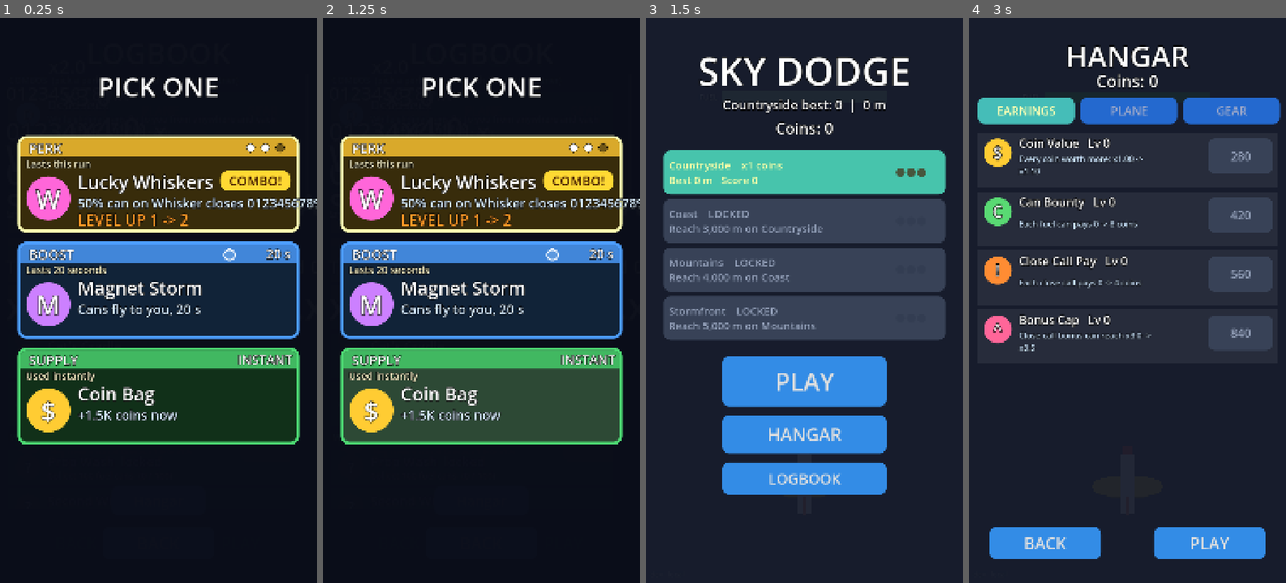
Above: before the commit, frames 1-4 (left to right).
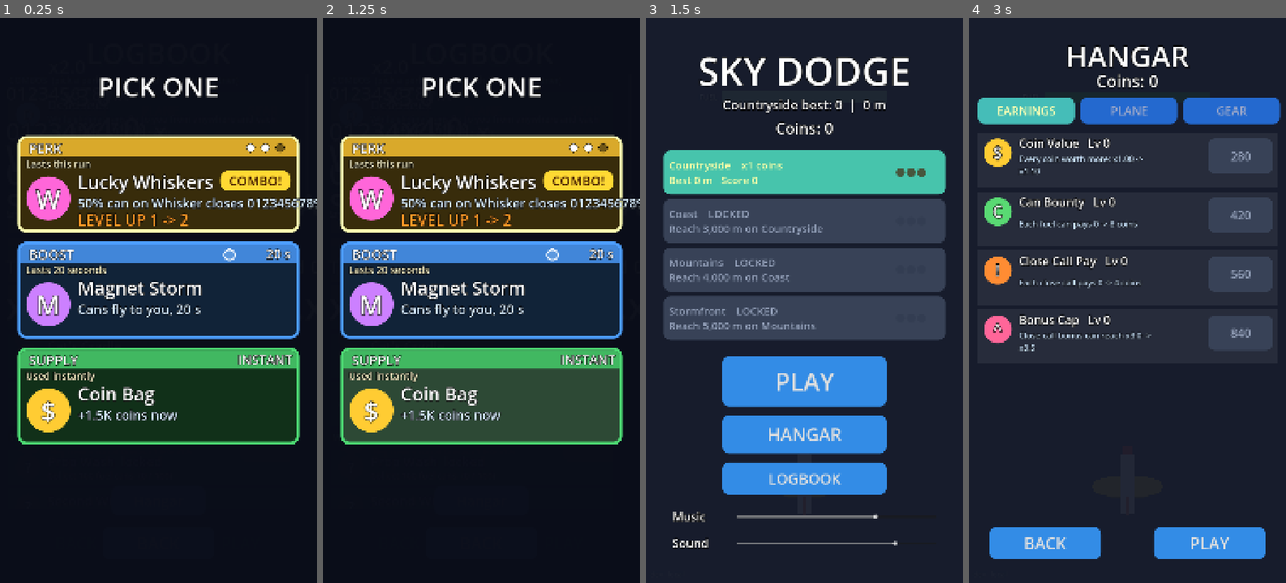
Above: after the commit, the same moments.

Repository: Hotshotted/sky-dodge
Game: Godot game, scene res://scenes/main.tscn
Same seed, same stepped clock (60 frames per second), same inputs: the game is played once before the commit and once after it.
Inputs:
- Up to frame 1 (0.25 s): no input
- Up to frame 2 (1.25 s): click "PLAY" at 0.5 s
- Up to frame 3 (1.5 s): click "PLAY" at 1.25 s
- Up to frame 4 (3 s): click "Countryside x1 coins Best 0 m…" at 2 s; click "HANGAR" at 2.75 s

Frames 1-2 are identical in both runs. In frame 3, 0.7% of the frame differs, in the area x 8-80%, y 87-94%; in frame 4, nothing differs.

Commit message:
Phase 1 sound: procedurally synthesised audio (tools/make_audio.py), pooled one-shots, engine and wind following speed, adaptive 3-layer music following the wave phases, volume sliders on the start screen, ?nofx=sound / music
Co-Authored-By: Claude Sonnet 5.5 <noreply@anthropic.com>
Claude-Session: https://claude.ai/code/session_01VXGMnPLKttRReKrjaHu4gF

Diff:
--- a/scripts/DebugFlags.gd
+++ b/scripts/DebugFlags.gd
@@ -12,7 +12,7 @@
 ## Combine with "&", e.g.  ?nofx=sparks&noprewarm&perf
 ## The active flags are printed under the build stamp.
 
-const EFFECTS := ["sparks", "streaks", "flash", "popup", "trail", "haptic", "punch", "pickup", "clouds", "hazards", "crates", "kit"]
+const EFFECTS := ["sparks", "streaks", "flash", "popup", "trail", "haptic", "punch", "pickup", "clouds", "hazards", "crates", "kit", "sound", "music"]
 
 static var _loaded := false
 static var _off := {}                  # effect name -> true
--- a/scripts/Hud.gd
+++ b/scripts/Hud.gd
@@ -15,6 +15,7 @@
 var _last_points := 0.0
 var _score_tick_ms := -10000         # when the score number last ticked up while a bonus was active
 ## Menu buttons, wired up by Main.
+signal volume_changed(music: float, sound: float)   # the start screen's sliders
 signal play_pressed
 signal hangar_pressed
 signal map_pressed(index: int)
@@ -83,6 +84,8 @@
 const FUEL_BAR_TOP := 255.0
 const FUEL_PULSE_TIME := 0.35
 var _splash: Control
+var sfx: Sfx = null                  # set by Main: the buttons click through it
+var _volume_sliders: Array[HSlider] = []
 var _perf_label: Label
 var _graph: FrameGraph        # ?perf: the rolling frame-time graph
 var _perf_worst := 0.0        # worst frame time (ms) in the current 3 s window
@@ -211,6 +214,7 @@
 
 func _make_button(text: String, font_size: int, size: Vector2) -> Button:
 	var b := Button.new()
+	b.pressed.connect(func(): if sfx != null: sfx.play("tap", 0.8))   # every button clicks
 	b.text = text
 	b.add_theme_font_size_override("font_size", font_size)
 	b.custom_minimum_size = size
@@ -284,6 +288,29 @@
 	_place(hangar, (W - 560.0) * 0.5, 1350, 560, 130)
 	hangar.pressed.connect(func(): hangar_pressed.emit())
 	_menu.add_child(hangar)
+	# volume settings: Music and Sound, one slider each
+	for vi in 2:
+		var vl := _screen_label(_menu, ["Music", "Sound"][vi], 40, 90, 1660 + 90.0 * vi, 200, 70, HORIZONTAL_ALIGNMENT_LEFT)
+		vl.add_theme_font_size_override("font_size", 40)
+		var sl := HSlider.new()
+		sl.min_value = 0.0
+		sl.max_value = 1.0
+		sl.step = 0.05
+		sl.value = Save.audio_music if vi == 0 else Save.audio_sound
+		sl.position = Vector2(310, 1660 + 90.0 * vi)
+		sl.size = Vector2(680, 70)
+		sl.value_changed.connect(func(v: float):
+			if vi == 0:
+				Save.audio_music = v
+			else:
+				Save.audio_sound = v
+			volume_changed.emit(Save.audio_music, Save.audio_sound))
+		sl.drag_ended.connect(func(_changed: bool):
+			Save.save_game()
+			if sfx != null:
+				sfx.play("tap", 0.8))
+		_menu.add_child(sl)
+		_volume_sliders.append(sl)
 	var logbook := _make_button("LOGBOOK", 50, Vector2(560, 110))
 	_place(logbook, (W - 560.0) * 0.5, 1510, 560, 110)
 	logbook.pressed.connect(func(): logbook_pressed.emit())
@@ -604,6 +631,12 @@
 			eq.text = "REMOVE" if (_sel_slot < 3 and Save.loadout[_sel_slot] == id) else ("IN SLOT\n%d" % (Save.loadout.find(id) + 1) if Save.is_equipped(id) else "EQUIP")
 			eq.disabled = false
 
+## The start screen's sliders show the saved volumes.
+func set_volume_sliders(music: float, sound: float) -> void:
+	if _volume_sliders.size() == 2:
+		_volume_sliders[0].set_value_no_signal(music)
+		_volume_sliders[1].set_value_no_signal(sound)
+
 func show_menu() -> void:
 	refresh_menus()
 	_logbook.visible = false
--- a/scripts/Main.gd
+++ b/scripts/Main.gd
@@ -7,6 +7,7 @@
 @onready var camera: Camera3D = $Camera3D
 @onready var sun: DirectionalLight3D = $Sun
 @onready var hud: CanvasLayer = $Hud
+var sfx := Sfx.new()   # all sound (see Sfx.gd)
 
 ## What ends a run, shown on the game-over screen as a big header plus a line under it.
 ## The plane's path each frame is tested in steps no longer than this (units), so a flick can't
@@ -75,6 +76,9 @@
 func _ready() -> void:
 	Engine.max_physics_steps_per_frame = 1   # no physics here: make sure a stall can never trigger catch-up steps
 	fuel = Tuning.fuel_max()
+	add_child(sfx)
+	hud.sfx = sfx
+	hud.volume_changed.connect(func(_m: float, _s: float): sfx.apply_volumes())
 	add_child(fx)
 	add_child(trail)
 	add_child(picks)
@@ -132,6 +136,7 @@
 	_warming = true
 	var spot := Vector3(0.0, 1.2, 1.0)
 	hud.begin_prewarm(not DebugFlags.off("popup"))
+	sfx.prewarm_start()   # every sound decoded once, silently
 	spawner.prewarm_show(not DebugFlags.off("flash"), not DebugFlags.off("clouds"))
 	pick_screen.prewarm_show()      # the pick cards are drawn too
 	if tune_panel:
@@ -178,6 +183,7 @@
 		if elapsed_s >= Tuning.prewarm_min_seconds and calm_frames >= Tuning.prewarm_stable_frames:
 			break
 	fx.clear()
+	sfx.prewarm_end()
 	trail.clear()
 	spawner.prewarm_hide()
 	pick_screen.hide_cards()
@@ -193,6 +199,8 @@
 ## material and UI node stays alive (and warm) across runs; only the game state is reset.
 func restart() -> void:
 	screen = SCREEN_PLAY
+	sfx.set_phase(0)
+	sfx.start_music()
 	sim_time = 0.0
 	_run_start_ms = Time.get_ticks_msec()
 	_paused_total_ms = 0
@@ -374,6 +382,8 @@
 	spawner.plane_x = player.position.x
 	var t_pf := Time.get_ticks_usec()
 	_speed_cues(speed / tail, delta)
+	sfx.set_flight(true, (speed - Tuning.base_speed) / maxf(Tuning.max_speed - Tuning.base_speed, 1.0))
+	sfx.set_phase(spawner.wave_phase if spawner.kit_on else int(elapsed / 30.0) % 3)
 	_pf("speed cues + wind", t_pf)
 	t_pf = Time.get_ticks_usec()
 	spawner.advance(step)
@@ -517,6 +527,9 @@
 ## The score reached the next pick: pause the game completely, deal three cards.
 func _begin_pick(extra: bool = false) -> void:
 	_picking = true
+	sfx.play("pick_open")
+	sfx.duck(true)
+	sfx.set_flight(false)
 	_paused_since_ms = Time.get_ticks_msec()
 	_note_event("pick screen opened")
 	_pick_is_extra = extra
@@ -535,6 +548,8 @@
 	if i < 0 or i >= _pick_cards.size():
 		return
 	var card := _pick_cards[i]
+	sfx.play("pick_select")
+	sfx.duck(false)
 	pick_screen.hide_cards()
 	get_tree().paused = false
 	_picking = false
@@ -575,6 +590,7 @@
 ## The SPEED UP banner with its whoosh (and a nudge on the Tailwind icon, which speeds the plane up too).
 func _speed_up_cue(fraction: float) -> void:
 	last_cue = Tuning.speed_up_text
+	sfx.play("speed_whoosh", 0.9)
 	hud.show_combo(Tuning.speed_up_text, Tuning.speed_up_color, "+%d%% speed" % int(round(fraction * 100.0)))
 	if not DebugFlags.off("streaks"):
 		fx.whoosh()
@@ -647,6 +663,7 @@
 func _on_crate_break(kind: int, pos: Vector3) -> void:
 	_note_event("crate broke")
 	Save.add_stat("crates")
+	sfx.play("crunch", 1.0, [1.0, 1.12, 0.88][clampi(kind - 1, 0, 2)])
 	hud.pulse_perk("tailwind")
 	var ram := picks.level("battering_ram")
 	var gold_touch := maxf(picks.value("golden_touch"), 1.0)   # Golden Touch: crates pay x2 / x3 / x4
@@ -702,6 +719,9 @@
 func _end_run(header: String, reason: String) -> void:
 	alive = false
 	fx.stop_wind()
+	sfx.play("crash")
+	sfx.stop_run()
+	sfx.set_phase(3)
 	_death_time = Time.get_ticks_msec() / 1000.0
 	player.crash()
 	player.set_flicker(false)
@@ -743,6 +763,7 @@
 ## A fuel can was collected at `pos`: refill (never past a full tank) and pop.
 func _on_pickup(pos: Vector3, golden: bool = false) -> void:
 	run_cans += 1
+	sfx.play("pickup", 1.0, 1.25 if golden else 1.0)
 	hud.pulse_perk("tailwind")   # (Tailwind boosts what this can earns)
 	if combo_on("deadstick") and _gliding:   # Deadstick: a can extends the glide instead of refuelling
 		_glide_left += Tuning.deadstick_extend
@@ -773,6 +794,7 @@
 	var whisker: bool = ev.get("whisker", false) or picks.has_boost("whisker_window")   # Whisker Window: every close call counts
 	if combo_on("cloud_surfer") and spawner._cloud_over(player.position.x, player.position.z):   # Cloud Surfer: under a cloud counts too
 		whisker = true
+	sfx.play("barnstormer" if ev.get("special", "") == "barnstormer" else ("whoosh_big" if whisker else "whoosh"), 1.0, 1.0 + 0.04 * minf(bonus, 6.0))
 	_add_step(whisker)
 	hud.pulse_perk("tailwind")
 	if whisker and randf() * 100.0 < picks.value("lucky_whiskers"):   # Lucky Whiskers: a can drops ahead
@@ -920,6 +942,10 @@
 func _show_menu() -> void:
 	screen = SCREEN_MENU
 	alive = false
+	sfx.stop_run()
+	sfx.set_phase(0)
+	sfx.start_music()
+	hud.set_volume_sliders(Save.audio_music, Save.audio_sound)
 	hud.show_menu()
 
 func _open_logbook() -> void:
--- a/scripts/Save.gd
+++ b/scripts/Save.gd
@@ -25,6 +25,8 @@
 var selected_map := 0
 var combos_found := {}              # combo id -> true (the Logbook shows them)
 var milestones := {}                # milestone id -> true (unlocks perks etc.)
+var audio_music := 0.7              # start-screen volume settings (0..1)
+var audio_sound := 0.8
 var explained := {}                 # pick-card kinds (perk / boost / supply) whose one-line explainer has been shown
 var map_stats := {}                 # map id -> {"best_distance": meters, "best_score": coins, "medals": 0..3 earned}
 
@@ -44,6 +46,8 @@
 	selected_map = 0
 	milestones = {}
 	explained = {}
+	audio_music = 0.7
+	audio_sound = 0.8
 	combos_found = {}
 	map_stats = {}
 	for m in Tuning.maps:
@@ -115,6 +119,8 @@
 		for k in mi:
 			if bool(mi[k]):
 				milestones[String(k)] = true
+	audio_music = clampf(float(d.get("audio_music", 0.7)), 0.0, 1.0)
+	audio_sound = clampf(float(d.get("audio_sound", 0.8)), 0.0, 1.0)
 	var ex: Variant = d.get("explained", {})
 	if ex is Dictionary:
 		for k in ex:
@@ -146,7 +152,7 @@
 func to_dict() -> Dictionary:
 	return {"version": VERSION, "high_score": high_score, "coins": coins, "levels": levels.duplicate(),
 			"slots": slots, "loadout": loadout.duplicate(), "stats": stats.duplicate(),
-			"milestones": milestones.duplicate(), "explained": explained.duplicate(), "combos_found": combos_found.duplicate(), "maps_unlocked": maps_unlocked.duplicate(), "selected_map": selected_map, "map_stats": map_stats.duplicate(true)}
+			"milestones": milestones.duplicate(), "explained": explained.duplicate(), "audio_music": audio_music, "audio_sound": audio_sound, "combos_found": combos_found.duplicate(), "maps_unlocked": maps_unlocked.duplicate(), "selected_map": selected_map, "map_stats": map_stats.duplicate(true)}
 
 func was_explained(kind: String) -> bool:
 	return bool(explained.get(kind, false))
--- /dev/null
+++ b/scripts/Sfx.gd
@@ -0,0 +1,154 @@
+class_name Sfx
+extends Node
+## All the game's sound. The audio files in res://audio were synthesised offline (tools/make_audio.py: sines, saws and
+## filtered noise, nothing downloaded). Everything here is created once at start-up: a pool of players for one-shots, an
+## engine drone and a wind bed (pitch and volume follow the speed), and three music layers that loop in sync and fade in
+## and out with the wave phase (CALM: base; BUILD: + rhythm; PEAK: + lead and arpeggio; BREATHER: back to the base).
+## Two buses, "Music" and "SFX", carry the volume settings of the start screen. ?nofx=sound / ?nofx=music switch them off.
+
+const ONE_SHOTS := ["whoosh", "whoosh_big", "barnstormer", "pickup", "crunch", "crash", "pick_open", "pick_select", "speed_whoosh", "tap"]
+const POOL := 10
+const MUSIC_LAYERS := ["music_base", "music_rhythm", "music_full"]
+## Which layers play in each wave phase (CALM, BUILD, PEAK, BREATHER) and in the menu.
+const LAYER_MIX := [[1.0, 0.0, 0.0], [1.0, 1.0, 0.0], [1.0, 1.0, 1.0], [1.0, 0.0, 0.0]]
+const FADE_SECONDS := 1.2
+const MIN_DB := -60.0
+
+var plays := 0                     # one-shots actually started (the tests count them)
+var last_played := ""
+var _streams := {}
+var _pool: Array[AudioStreamPlayer] = []
+var _next := 0
+var _engine: AudioStreamPlayer
+var _wind: AudioStreamPlayer
+var _music: Array[AudioStreamPlayer] = []
+var _layer_now := PackedFloat32Array([0.0, 0.0, 0.0])   # current layer volumes (0..1)
+var _layer_goal := PackedFloat32Array([1.0, 0.0, 0.0])
+var _flying := false
+var _speed_frac := 0.0
+var _duck := 1.0                   # the music steps back while the pick screen is up
+var _duck_goal := 1.0
+var _flight_now := 0.0             # how much of the engine / wind is faded in (0..1)
+var music_started := false
+
+func _init() -> void:
+	process_mode = Node.PROCESS_MODE_ALWAYS   # keeps fading while the game is paused (the pick screen)
+
+func _ready() -> void:
+	for bus_name in ["Music", "SFX"]:
+		if AudioServer.get_bus_index(bus_name) < 0:
+			AudioServer.add_bus()
+			var idx := AudioServer.bus_count - 1
+			AudioServer.set_bus_name(idx, bus_name)
+			AudioServer.set_bus_send(idx, "Master")
+	for n in ONE_SHOTS:
+		_streams[n] = load("res://audio/%s.wav" % n)
+	for i in POOL:
+		var p := AudioStreamPlayer.new()
+		p.bus = "SFX"
+		add_child(p)
+		_pool.append(p)
+	_engine = _loop_player("engine", "SFX")
+	_wind = _loop_player("wind", "SFX")
+	for n in MUSIC_LAYERS:
+		_music.append(_loop_player(n, "Music"))
+	apply_volumes()
+
+func _loop_player(stream_name: String, bus: String) -> AudioStreamPlayer:
+	var s: AudioStreamWAV = load("res://audio/%s.wav" % stream_name)
+	s.loop_mode = AudioStreamWAV.LOOP_FORWARD
+	s.loop_begin = 0
+	s.loop_end = s.data.size() / 2   # (16 bit mono: samples)
+	var p := AudioStreamPlayer.new()
+	p.stream = s
+	p.bus = bus
+	p.volume_db = -80.0
+	add_child(p)
+	return p
+
+## The start screen's volume settings (0..1 each) onto the buses.
+func apply_volumes() -> void:
+	AudioServer.set_bus_volume_db(AudioServer.get_bus_index("Music"), linear_to_db(maxf(Save.audio_music, 0.0001)))
+	AudioServer.set_bus_volume_db(AudioServer.get_bus_index("SFX"), linear_to_db(maxf(Save.audio_sound, 0.0001)))
+
+## A one-shot. `volume` 0..1 (linear), `pitch` 1 = as recorded.
+func play(sound: String, volume: float = 1.0, pitch: float = 1.0) -> void:
+	if DebugFlags.off("sound") or not _streams.has(sound):
+		return
+	var p := _pool[_next]
+	_next = (_next + 1) % POOL
+	p.stream = _streams[sound]
+	p.volume_db = linear_to_db(maxf(volume, 0.0001))
+	p.pitch_scale = pitch
+	p.play()
+	plays += 1
+	last_played = sound
+
+## The flight sounds: the engine and the wind follow the speed (`speed_frac` 0 = start speed, 1 = top speed).
+func set_flight(flying: bool, speed_frac: float = 0.0) -> void:
+	_flying = flying
+	_speed_frac = clampf(speed_frac, 0.0, 1.0)
+
+## Music follows the wave phase (0 CALM .. 3 BREATHER); -1 = the menu (base layer only).
+func set_phase(phase: int) -> void:
+	var mix: Array = LAYER_MIX[clampi(phase, 0, 3)]
+	for i in 3:
+		_layer_goal[i] = mix[i]
+
+func duck(on: bool) -> void:
+	_duck_goal = 0.4 if on else 1.0
+
+func start_music() -> void:
+	if music_started or DebugFlags.off("music"):
+		return
+	music_started = true
+	for p in _music:   # (started together so the layers stay in sync)
+		p.play()
+
+func stop_music() -> void:
+	music_started = false
+	for p in _music:
+		p.stop()
+
+func stop_run() -> void:
+	_flying = false
+
+func _process(delta: float) -> void:
+	var step := delta / FADE_SECONDS
+	_duck = move_toward(_duck, _duck_goal, delta * 3.0)
+	for i in 3:
+		_layer_now[i] = move_toward(_layer_now[i], _layer_goal[i], step)
+		var amp: float = _layer_now[i] * _duck
+		_music[i].volume_db = linear_to_db(amp) if amp > 0.001 and not DebugFlags.off("music") else -80.0
+	var want := 1.0 if (_flying and not DebugFlags.off("sound")) else 0.0
+	_flight_now = move_toward(_flight_now, want, delta * 4.0)
+	if _flight_now > 0.001:
+		if not _engine.playing:
+			_engine.play()
+			_wind.play()
+		_engine.pitch_scale = lerpf(0.75, 2.1, _speed_frac)
+		_engine.volume_db = linear_to_db(_flight_now * lerpf(0.16, 0.34, _speed_frac))
+		_wind.pitch_scale = lerpf(0.8, 1.5, _speed_frac)
+		_wind.volume_db = linear_to_db(_flight_now * lerpf(0.05, 0.4, _speed_frac * _speed_frac))
+	elif _engine.playing:
+		_engine.stop()
+		_wind.stop()
+
+## Pre-warm: start every sound once, silently, so decoding and mixing are set up before play.
+func prewarm_start() -> void:
+	for n in ONE_SHOTS:
+		var p := _pool[_next]
+		_next = (_next + 1) % POOL
+		p.stream = _streams[n]
+		p.volume_db = -80.0
+		p.play()
+	_engine.volume_db = -80.0
+	_wind.volume_db = -80.0
+	_engine.play()
+	_wind.play()
+
+func prewarm_end() -> void:
+	for p in _pool:
+		p.stop()
+	_engine.stop()
+	_wind.stop()
--- a/tests/smoke_test.gd
+++ b/tests/smoke_test.gd
@@ -3428,6 +3428,115 @@
 	check(cs_owned_hits > cs_other_hits * 1.2, "a perk you own is offered more often (%d vs %d)" % [cs_owned_hits, cs_other_hits])
 	cs_pk.set_perk("scavenger", 0)
 
+	print("12. sound: synthesised files, pooled players, the mix follows speed and the wave phase, ?nofx=sound / music")
+	DebugFlags.parse(["tune"])
+	var so = main.sfx
+	var so_ok := true
+	for n12 in so.ONE_SHOTS:
+		so_ok = so_ok and so._streams[n12] != null and so._streams[n12].get_length() > 0.01
+	check(so_ok and so._pool.size() == so.POOL, "all %d one-shot sounds load (synthesised offline), in a pool of %d players" % [so.ONE_SHOTS.size(), so.POOL])
+	var loops_ok := true
+	for p12 in [so._engine, so._wind] + so._music:
+		loops_ok = loops_ok and p12.stream.loop_mode == AudioStreamWAV.LOOP_FORWARD and p12.stream.loop_end > 1000
+	check(loops_ok and so._music.size() == 3, "the engine, the wind and the three music layers are seamless loops")
+	check(AudioServer.get_bus_index("Music") >= 0 and AudioServer.get_bus_index("SFX") >= 0, "a Music bus and a SFX bus carry the volume settings")
+	var so_save = root.get_node("Save")
+	so_save.audio_music = 0.5
+	so_save.audio_sound = 0.25
+	so.apply_volumes()
+	check(absf(AudioServer.get_bus_volume_db(AudioServer.get_bus_index("Music")) - linear_to_db(0.5)) < 0.01 and absf(AudioServer.get_bus_volume_db(AudioServer.get_bus_index("SFX")) - linear_to_db(0.25)) < 0.01, "the start-screen volumes set the buses")
+	var vol_seen := [-1.0, -1.0]
+	main.hud.volume_changed.connect(func(m: float, sd: float):
+		vol_seen[0] = m
+		vol_seen[1] = sd)
+	main.hud._volume_sliders[0].value = 0.3
+	main.hud._volume_sliders[1].value = 0.9
+	check(main.hud._volume_sliders.size() == 2 and absf(so_save.audio_music - 0.3) < 0.001 and absf(so_save.audio_sound - 0.9) < 0.001 and absf(vol_seen[0] - 0.3) < 0.001, "the start screen has a Music and a Sound slider that change the settings live")
+	so_save.save_game()
+	so_save.load_game()
+	check(absf(so_save.audio_music - 0.3) < 0.001 and absf(so_save.audio_sound - 0.9) < 0.001, "...and they are saved")
+	# the sounds fire from the game's events
+	main.restart()
+	var plays0: int = so.plays
+	var nm_ev := {"side": 1, "node": null, "outline": ShaderMaterial.new(), "clearance": 0.1, "whisker": false, "row": null, "k": -1}
+	main._on_near_miss(nm_ev)
+	var s_plain: String = so.last_played
+	nm_ev["whisker"] = true
+	main._on_near_miss(nm_ev)
+	var s_whisker: String = so.last_played
+	nm_ev["special"] = "barnstormer"
+	main._on_near_miss(nm_ev)
+	check(s_plain == "whoosh" and s_whisker == "whoosh_big" and so.last_played == "barnstormer", "a close call whooshes; a Whisker close and a Barnstormer get bigger ones (%s, %s, %s)" % [s_plain, s_whisker, so.last_played])
+	main._on_pickup(Vector3.ZERO)
+	var s_pickup: String = so.last_played
+	main._on_crate_break(1, Vector3.ZERO)
+	var s_crunch: String = so.last_played
+	main._speed_up_cue(0.4)
+	var s_speed: String = so.last_played
+	check(s_pickup == "pickup" and s_crunch == "crunch" and s_speed == "speed_whoosh" and so.plays - plays0 >= 6, "fuel can pickup, hay crunch and the speed-up whoosh each play their sound")
+	main.hud.show_menu()
+	so.last_played = ""
+	var tap_btn: Button = main.hud._make_button("x", 20, Vector2(10, 10))
+	tap_btn.pressed.emit()
+	tap_btn.free()
+	check(so.last_played == "tap", "UI buttons tap")
+	# engine and wind follow the speed
+	so.set_flight(true, 0.0)
+	for i in 30:
+		so._process(0.05)
+	var eng_lo_pitch: float = so._engine.pitch_scale
+	var eng_lo_db: float = so._engine.volume_db
+	var wind_lo_db: float = so._wind.volume_db
+	so.set_flight(true, 1.0)
+	for i in 30:
+		so._process(0.05)
+	check(so._engine.playing and so._engine.pitch_scale > eng_lo_pitch * 2.0 and so._engine.volume_db > eng_lo_db and so._wind.volume_db > wind_lo_db + 6.0, "the engine's pitch and volume and the wind rise with speed (pitch x%.1f)" % (so._engine.pitch_scale / eng_lo_pitch))
+	so.set_flight(false)
+	for i in 30:
+		so._process(0.05)
+	check(not so._engine.playing, "...and fall silent when the run ends")
+	# the music layers follow the wave phase
+	for ph12 in 4:
+		so.set_phase(ph12)
+		for i in 60:
+			so._process(0.05)
+		var want_mix: Array = so.LAYER_MIX[ph12]
+		var got_ok := true
+		for i in 3:
+			got_ok = got_ok and absf(so._layer_now[i] - float(want_mix[i])) < 0.01
+		check(got_ok, "music layers in %s: %s" % [["CALM (base only)", "BUILD (+ rhythm)", "PEAK (full)", "BREATHER (back to base)"][ph12], str(so._layer_now)])
+	check(so._music[0].volume_db > -20.0 and so._music[2].volume_db < -60.0, "...as volumes (base audible, lead silent in the BREATHER)")
+	# ?nofx=sound and ?nofx=music
+	DebugFlags.parse(["nofx=sound"])
+	var p_before: int = so.plays
+	so.play("crash")
+	so.set_flight(true, 0.5)
+	for i in 30:
+		so._process(0.05)
+	check(so.plays == p_before and not so._engine.playing, "?nofx=sound: no effects, no engine")
+	DebugFlags.parse(["nofx=music"])
+	so.set_phase(2)
+	for i in 60:
+		so._process(0.05)
+	check(so._music[0].volume_db <= -79.0 and so._music[2].volume_db <= -79.0, "?nofx=music: the music is silent")
+	DebugFlags.parse(["tune"])
+	so.set_flight(false)
+	so.set_phase(0)
+	# nothing is created while playing
+	var snd_base := snapshot(main)
+	for i in 400:
+		so.play(so.ONE_SHOTS[i % so.ONE_SHOTS.size()], 0.0)
+		so.set_flight(i % 50 < 40, (i % 100) / 100.0)
+		so.set_phase(i % 4)
+		so._process(0.016)
+	so.set_flight(false)
+	check(same_world(snd_base, snapshot(main)), "400 sounds, engine and music changes created nothing new  [%s]" % describe(snapshot(main)))
+	for p12 in so._pool:
+		p12.stop()
+	so_save.audio_music = 0.7
+	so_save.audio_sound = 0.8
+	so.apply_volumes()
+
 	DirAccess.remove_absolute(ProjectSettings.globalize_path("user://smoke_test_save.json"))
 	print("")
 	if failures.is_empty():
Not shown, added: audio/barnstormer.wav.import
Not shown, added: audio/crash.wav.import
Not shown, added: audio/crunch.wav.import
Not shown, added: audio/engine.wav.import
Not shown, added: audio/music_base.wav.import
Not shown, added: audio/music_full.wav.import
Not shown, added: audio/music_rhythm.wav.import
Not shown, added: audio/pick_open.wav.import
Not shown, added: audio/pick_select.wav.import
Not shown, added: audio/pickup.wav.import
Not shown, added: audio/speed_whoosh.wav.import
Not shown, added: audio/tap.wav.import
(and 20 more such lines)
